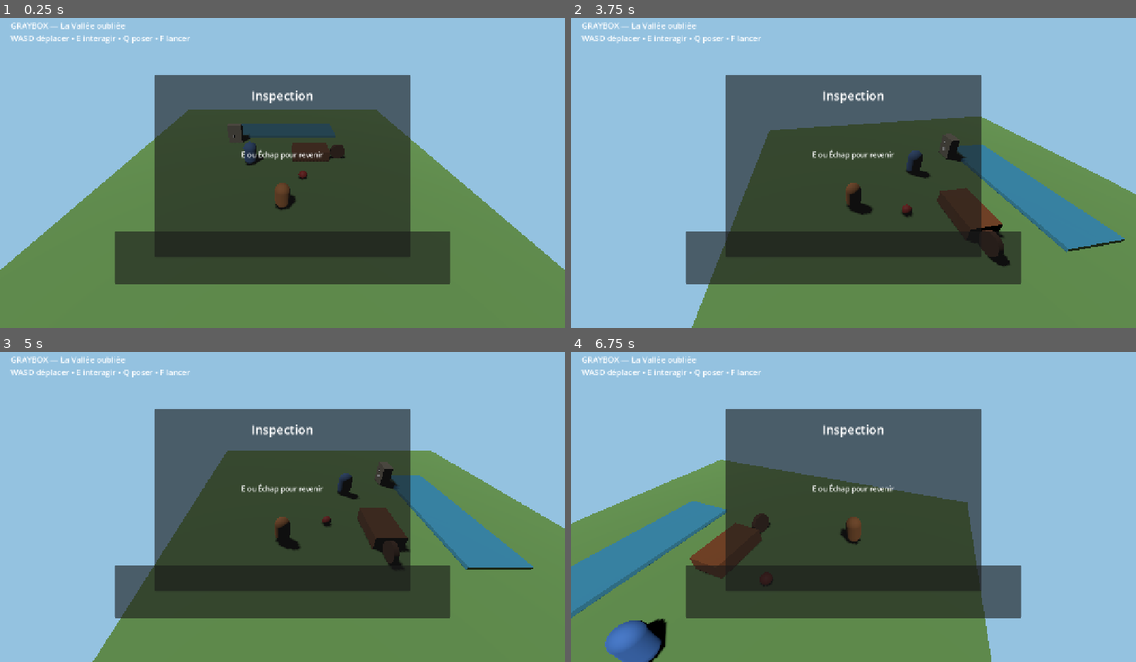
Above: before the commit, frames 1-4 (two rows, left to right).
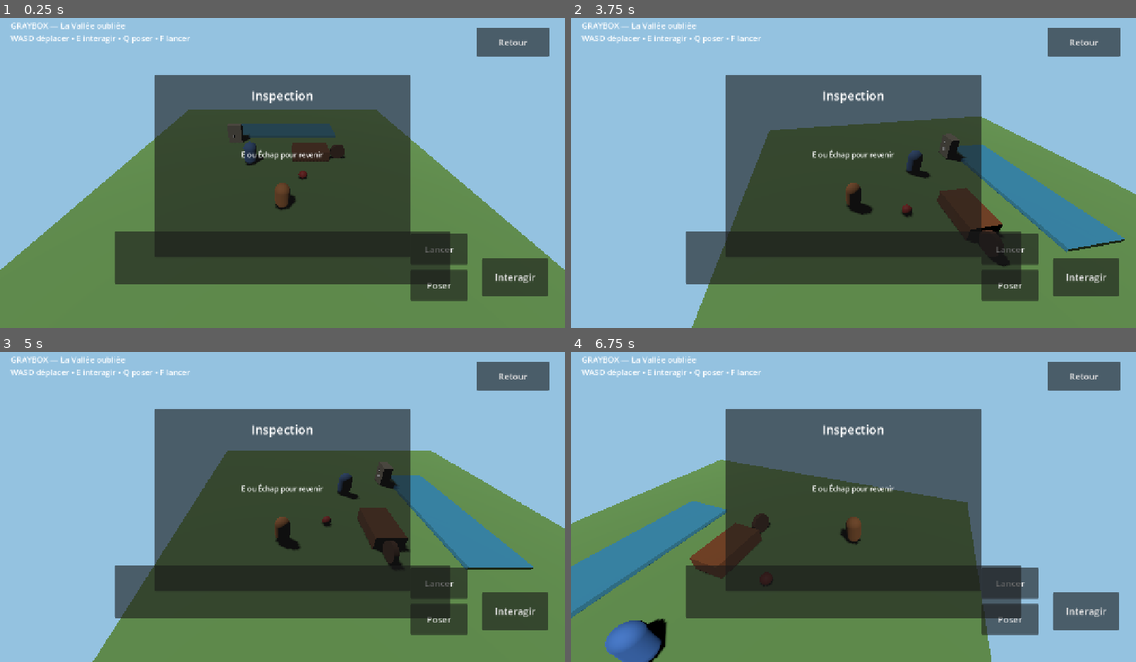
Above: after the commit, the same moments.

Repository: u2987920406-rgb/Grimoire
Game: Godot game, scene res://adventures/forgotten_valley/scenes/bootstrap.tscn
Two runs of this game, one before a commit and one after it. Both use one fixed random seed, a clock stepped at 60 frames per second and the inputs below.
Inputs (mouse positions are in pixels of both pictures, inside the frame that each line leads up to):
- Up to frame 1 (0.25 s): no input
- Up to frame 2 (3.75 s): click (1085, 278) at 0.5 s, where only the run after the commit has a clickable "Interagir"; click (1011, 284) at 1.25 s, where only the run after the commit has a clickable "Poser"; click (1011, 250) at 2 s, where only the run after the commit has a clickable "Lancer"; click (1085, 42) at 2.75 s, where only the run after the commit has a clickable "Retour"; tap Enter at 3.5 s; move the mouse to (977, 154) at 3.52 s; hold D (move_right) from 3.53 s (still down); hold Q (drop_object) from 3.53 s (still down); click (977, 154) at 3.67 s
- Up to frame 3 (5 s): release D (move_right) at 4.25 s; release Q (drop_object) at 4.25 s; drag from (169, 519) to (254, 565) at 4.27 s
- Up to frame 4 (6.75 s): tap Space at 5 s; move the mouse to (910, 432) at 5.02 s; hold D (move_right) 5.03-5.75 s; hold F (throw_object) 5.03-5.75 s; click (910, 432) at 5.17 s; drag from (825, 565) to (684, 457) at 5.77 s; tap Enter at 6.5 s; move the mouse to (1023, 550) at 6.52 s; hold A (move_left) from 6.53 s (still down); hold E (interact) from 6.53 s (still down); click (1023, 550) at 6.67 s

The runs differ from the first frame. In frame 1, 4.6% of the frame differs, in the area x 72-98%, y 3-92%; in frame 2, 4.3%; in frame 3, 4.6%; in frame 4, 4.7%.
Error before the commit: Invalid access to property or key 'direction_changed' on a base object of type 'null instance'. (res://adventures/forgotten_valley/scripts/bootstrap.gd:22)
Error after the commit: Parse Error: Class "VirtualJoystick" hides a native class. (res://core/input/virtual_joystick.gd:1)

Commit message:
feat(ui): add mobile joystick and action buttons

Diff:
--- a/adventures/forgotten_valley/scenes/bootstrap.tscn
+++ b/adventures/forgotten_valley/scenes/bootstrap.tscn
@@ -8,6 +8,7 @@
 [ext_resource type="Script" path="res://adventures/forgotten_valley/scripts/cart_wheel.gd" id="6_wheel"]
 [ext_resource type="Script" path="res://adventures/forgotten_valley/scripts/cart.gd" id="7_cart"]
 [ext_resource type="Script" path="res://adventures/forgotten_valley/scripts/ancient_stone.gd" id="8_stone"]
+[ext_resource type="Script" path="res://core/input/virtual_joystick.gd" id="9_joystick"]
 
 [sub_resource type="CapsuleMesh" id="CapsuleMesh_player"]
 radius = 0.42
@@ -232,6 +233,73 @@
 billboard = 1
 
 [node name="UI" type="CanvasLayer" parent="."]
+
+[node name="TouchControls" type="Control" parent="UI"]
+layout_mode = 3
+anchors_preset = 15
+anchor_right = 1.0
+anchor_bottom = 1.0
+grow_horizontal = 2
+grow_vertical = 2
+mouse_filter = 2
+
+[node name="VirtualJoystick" type="Control" parent="UI/TouchControls"]
+layout_mode = 0
+anchor_top = 1.0
+anchor_bottom = 1.0
+offset_left = 34.0
+offset_top = -214.0
+offset_right = 214.0
+offset_bottom = -34.0
+mouse_filter = 0
+script = ExtResource("9_joystick")
+
+[node name="InteractButton" type="Button" parent="UI/TouchControls"]
+layout_mode = 0
+anchor_left = 1.0
+anchor_top = 1.0
+anchor_right = 1.0
+anchor_bottom = 1.0
+offset_left = -188.0
+offset_top = -158.0
+offset_right = -38.0
+offset_bottom = -72.0
+text = "Interagir"
+theme_override_font_sizes/font_size = 22
+
+[node name="DropButton" type="Button" parent="UI/TouchControls"]
+layout_mode = 0
+anchor_left = 1.0
+anchor_top = 1.0
+anchor_right = 1.0
+anchor_bottom = 1.0
+offset_left = -350.0
+offset_top = -132.0
+offset_right = -220.0
+offset_bottom = -62.0
+text = "Poser"
+theme_override_font_sizes/font_size = 20
+
+[node name="ThrowButton" type="Button" parent="UI/TouchControls"]
+layout_mode = 0
+anchor_left = 1.0
+anchor_top = 1.0
+anchor_right = 1.0
+anchor_bottom = 1.0
+offset_left = -350.0
+offset_top = -214.0
+offset_right = -220.0
+offset_bottom = -144.0
+text = "Lancer"
+theme_override_font_sizes/font_size = 20
+
+[node name="CloseButton" type="Button" parent="UI"]
+offset_left = 1080.0
+offset_top = 38.0
+offset_right = 1244.0
+offset_bottom = 104.0
+text = "Retour"
+theme_override_font_sizes/font_size = 20
 
 [node name="PromptLabel" type="Label" parent="UI"]
 offset_left = 28.0
